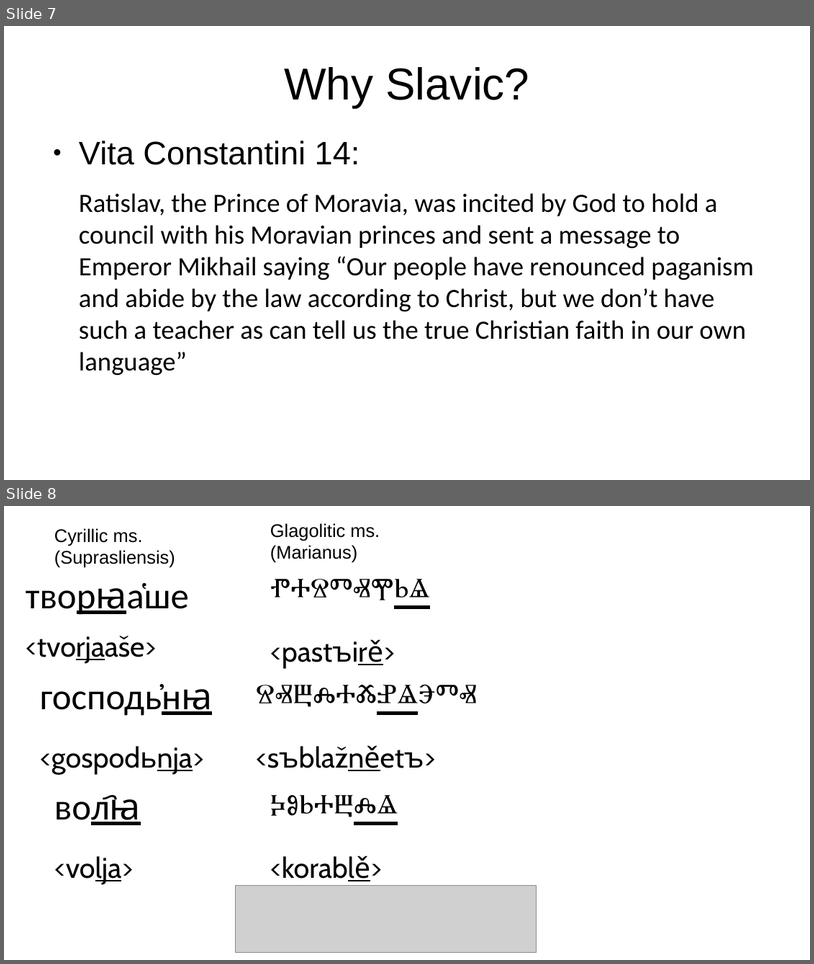
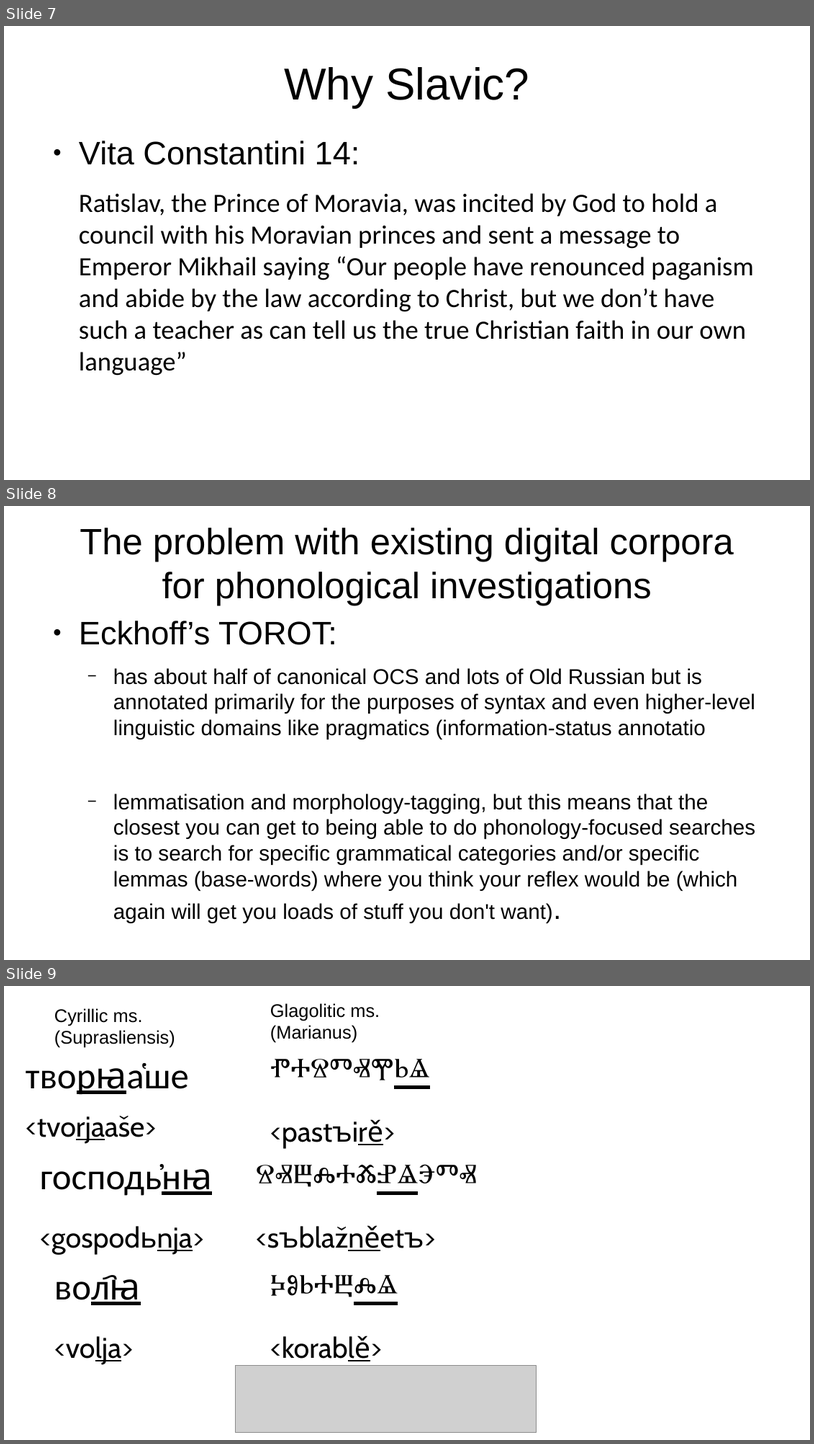
Before and after one commit to 12401453/torot_2023, a slide deck: presentation/thesis_workshop_slides.odp. Shown one above the other, each under a label of ours: slides 7 and 8 before the commit, slides 7, 8 and 9 after it. The pictures are 814x964 and 814x1444 pixels, drawn with LibreOffice and Linux fonts; fonts in the diff are those of the drawing; grey boxes stand for pictures. Boxes give left, top, right and bottom in pixels: in the first picture for what was removed or moved away, otherwise in the second. Text is boxed around its words. In the diff, an @@ line names an element or a change of style, - is before the commit and + after.

```diff
--- a/presentation/thesis_workshop_slides.odp
+++ b/presentation/thesis_workshop_slides.odp
@@ slide 8 added at [4, 506, 810, 960], background #FFFFFF @@
@@ title added at [80, 528, 734, 605], 36 pt, text #000000 @@
+The problem with existing digital corpora
+for phonological investigations
@@ text added at [79, 620, 756, 923], 21 pt, text #000000 @@
+● Eckhoff’s TOROT:
+  − has about half of canonical OCS and lots of Old Russian but is annotated primarily for the purposes of syntax and even higher-level linguistic domains like pragmatics (information-status annotatio
+  − lemmatisation and morphology-tagging, but this means that the closest you can get to being able to do phonology-focused searches is to search for specific grammatical categories and/or specific lemmas (base-words) where you think your reflex would be (which again will get you loads of stuff you don't want).
@@ what was slide 8 is now slide 9 @@
```
Also in this commit, not shown: 3 slides changed, 1 other slide added, 1 other file.
